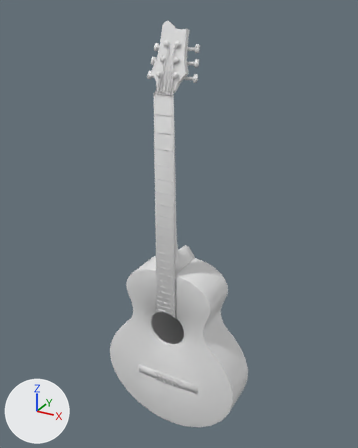
A saved change to the OBJ model sharedAssets/Assets/GuitarAcoustic.obj.
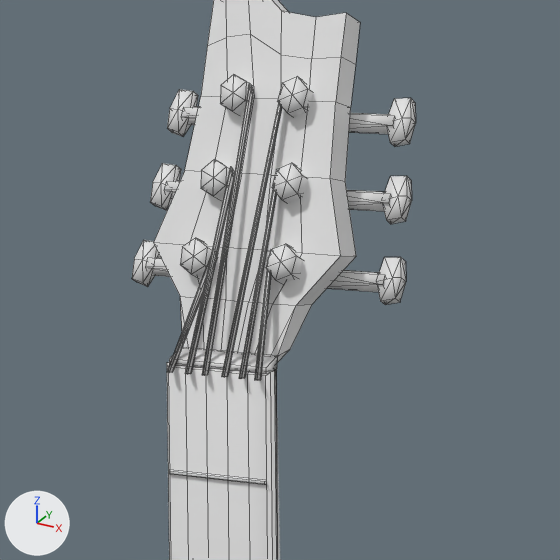
There are two pictures of each version: one whole from a 50 mm camera at (25.2, -43.0, 24.6) aimed at (-0.2, 3.2, 1.5), one close up on the part from 34% to 63% of the width and 6% to 29% of the height. The lights are fixed; the arrows at lower left show +X, +Y and +Z. The first two pictures are the older version. The close-ups show mesh edges as thin lines. Where no turn or scale is listed for an object, it has been applied to the vertices.

The first close-up shows 'guitar_guitar.005'.
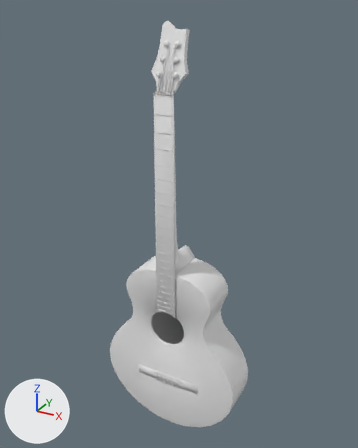
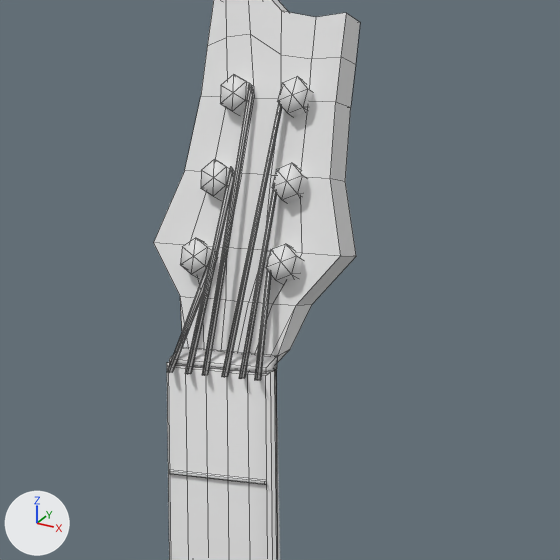
What changed in the scene script:
```text
Change me_guitar_guitar_005:
    used by ob_guitar_guitar_005; location = (0.0, 0.0, 0.0)
    remove me_guitar_guitar_005.from_pydata(...)  # 1903 vertices, 2009 faces; spans x -8.9..8.9, y -0.6..4.7, z -25.5..23.3
    add me_guitar_guitar_005.from_pydata(...)  # 1741 vertices, 1745 faces; spans x -8.9..8.9, y -0.6..4.7, z -25.5..23.3
    me_guitar_guitar_005 part 1: 12 loose pieces with 162 vertices, spanning x -2.8..2.8, y 1.1..2.6, z 17.8..21.3, are deleted
```

What differs and where, as boxes (x1, y1, x2, y2) in the close-ups (560 x 560 px):
'guitar_guitar.005', reshaped
    before: (132, 0, 416, 560)
    after: (154, 0, 360, 560)
part 1 of me_guitar_guitar_005, deleted
    before: (132, 89, 416, 305)
